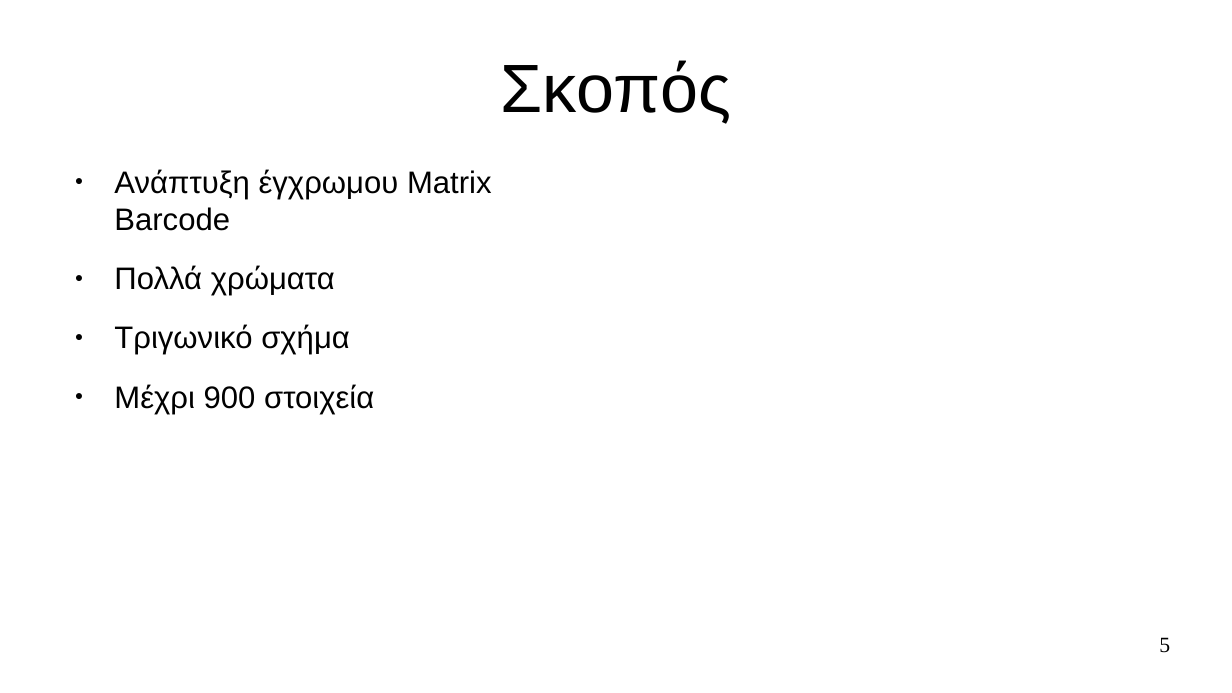
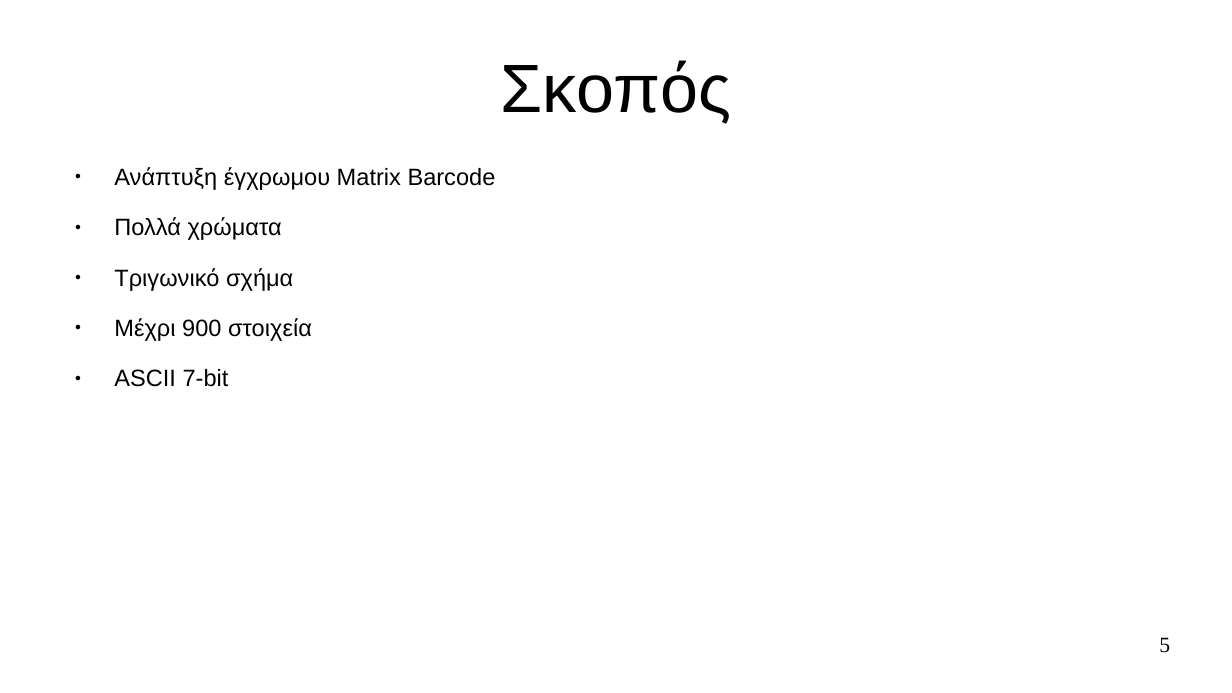
Before and after one commit to pevanget/Trigonix, a slide deck: slide 5 of Trigonix/Documentation/Παρουσίαση.odp. Drawn at 1232x693 pixels with LibreOffice and Linux fonts; fonts in the diff are those of the drawing. Boxes give left, top, right and bottom in pixels: in the first picture for what was removed or moved away, otherwise in the second. Text is boxed around its words. In the diff, an @@ line names an element or a change of style, - is before the commit and + after.

```diff
--- a/Trigonix/Documentation/Παρουσίαση.odp
+++ b/Trigonix/Documentation/Παρουσίαση.odp
@@ text at (114,167,496,341): size 20 to 15.2 pt in "Ανάπτυξη έγχρωμου Matrix Barcode", "Πολλά χρώματα", "Τριγωνικό σχήμα", "Μέχρι 900 στοιχεία" @@
@@ text at (114,369,229,387): paragraph added @@
+● ASCII 7-bit
```
Also in this commit, not shown: 6 slides added, 1 slide removed, 4 other files.
